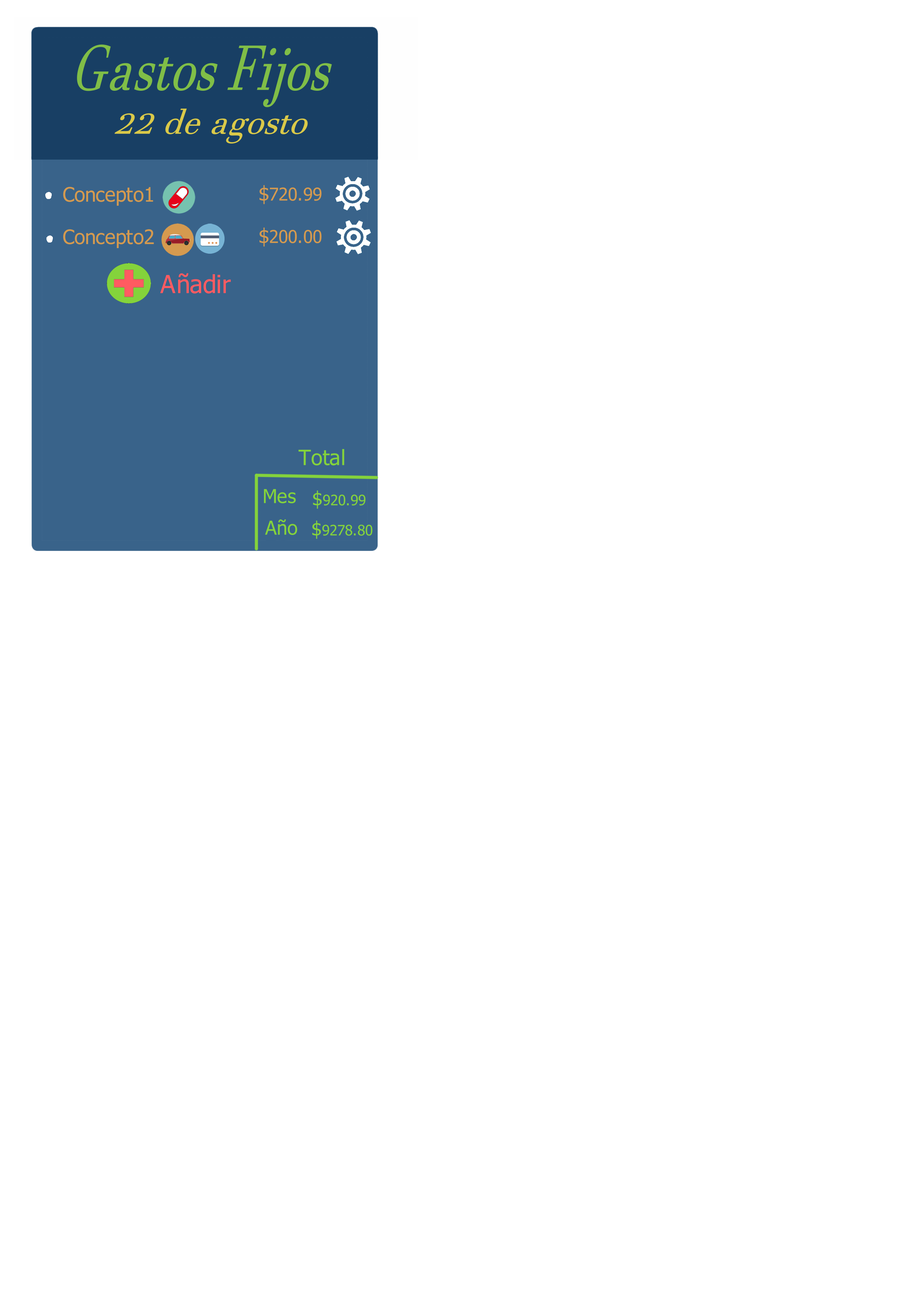
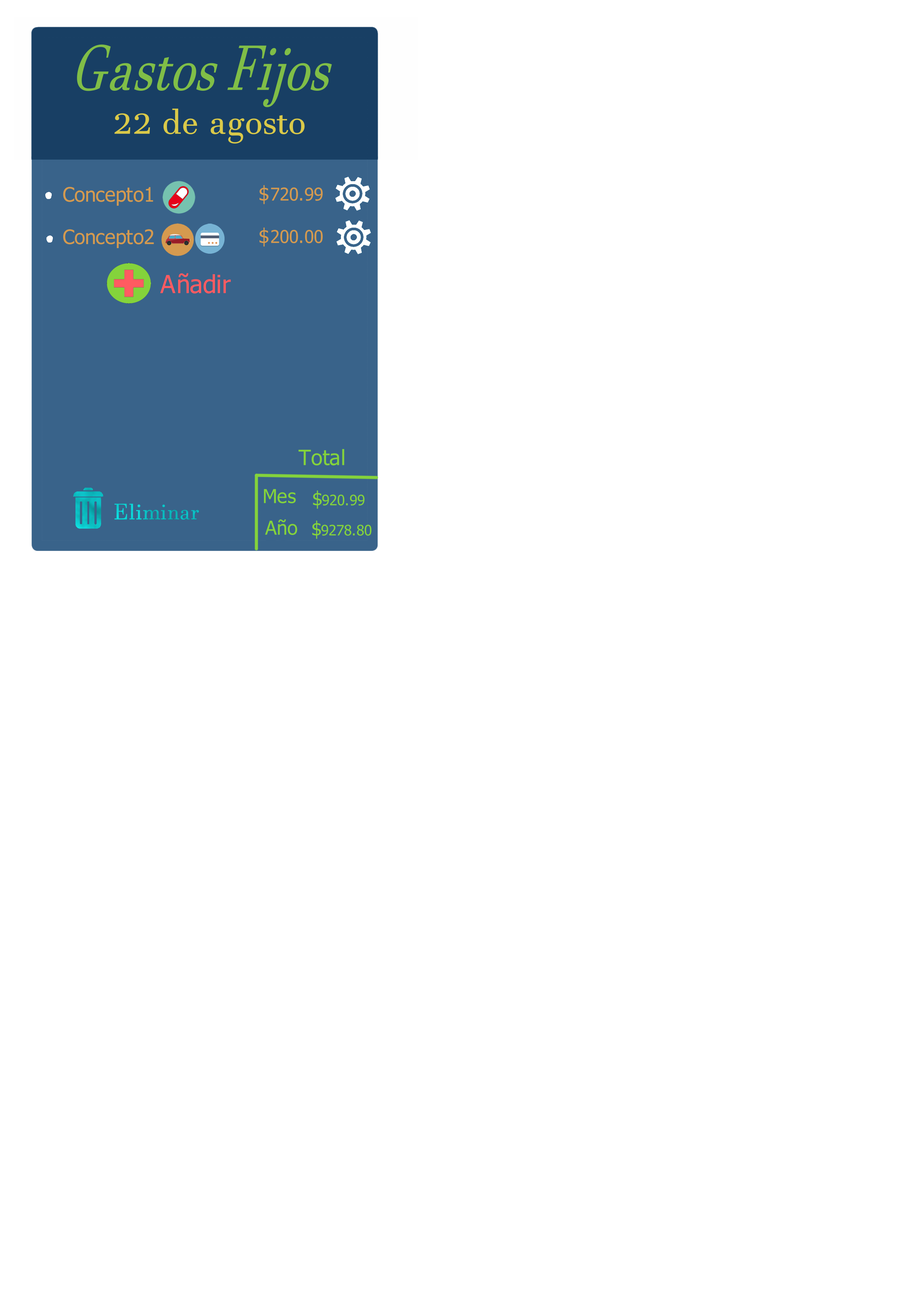
Layered file, before and after one edit (922x1305). Changes by layer:
added layer "1472090727_Trash-Recyclebin-Empty-Closed.png" above "Vector Layer 5" over [69, 108, 373, 536]
painted on "Layer 8(pasted)" (1st of 2) over [69, 108, 373, 536]
painted on "Layer 8(pasted)" (2nd of 2) over [69, 108, 373, 536]
painted on "Layer 1" over [69, 108, 373, 536]
